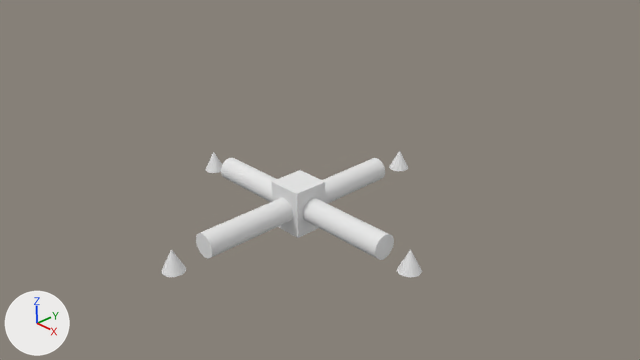
Two versions of the Blender file blender/drone.blend, one commit apart.
One viewpoint serves both versions: the file's camera 'Camera'. The lights are fixed; the arrows at lower left show +X, +Y and +Z.

Before the edit, the objects in view are built like this:
```python
me_cone = bpy.data.meshes.new('Cone')
me_cone.from_pydata(...)  # a 32-sided cone pointing to +z spanning x -1.0..1.0, y -1.0..1.0, z -1.0..1.0
me_cone_001 = bpy.data.meshes.new('Cone.001')
me_cone_001.from_pydata(...)  # a 32-sided cone pointing to +z spanning x -1.0..1.0, y -1.0..1.0, z -1.0..1.0
me_cone_002 = bpy.data.meshes.new('Cone.002')
me_cone_002.from_pydata(...)  # a 32-sided cone pointing to +z spanning x -1.0..1.0, y -1.0..1.0, z -1.0..1.0
me_cone_003 = bpy.data.meshes.new('Cone.003')
me_cone_003.from_pydata(...)  # a 32-sided cone pointing to +z spanning x -1.0..1.0, y -1.0..1.0, z -1.0..1.0
me_cube = bpy.data.meshes.new('Cube')
me_cube.from_pydata(...)  # a box spanning x -1.0..1.0, y -1.0..1.0, z -1.0..1.0; a 32-sided cylinder along x spanning x -6.13..6.13, y -0.66..0.66, z -0.5..0.5; a 32-sided cylinder along y spanning x -0.66..0.66, y -6.13..6.13, z -0.5..0.5
me_cube.materials.append(mat_material)  # white #e7e7e7
ob_cone = bpy.data.objects.new('Cone', me_cone)
ob_cone.location = (-2.32, 0.0, 0.0)
ob_cone.scale = (0.174, 0.174, 0.174)
ob_cone_001 = bpy.data.objects.new('Cone.001', me_cone_001)
ob_cone_001.location = (2.32, 0.0, 0.0)
ob_cone_001.scale = (0.174, 0.174, 0.174)
ob_cone_002 = bpy.data.objects.new('Cone.002', me_cone_002)
ob_cone_002.location = (0.0, 2.45, 0.0)
ob_cone_002.scale = (0.174, 0.174, 0.174)
ob_cone_003 = bpy.data.objects.new('Cone.003', me_cone_003)
ob_cone_003.location = (0.0, -2.37, 0.0)
ob_cone_003.scale = (0.174, 0.174, 0.174)
ob_cube = bpy.data.objects.new('Cube', me_cube)
ob_cube.location = (0.0, 0.0, 0.0)
ob_cube.scale = (0.301, 0.301, 0.392)
```
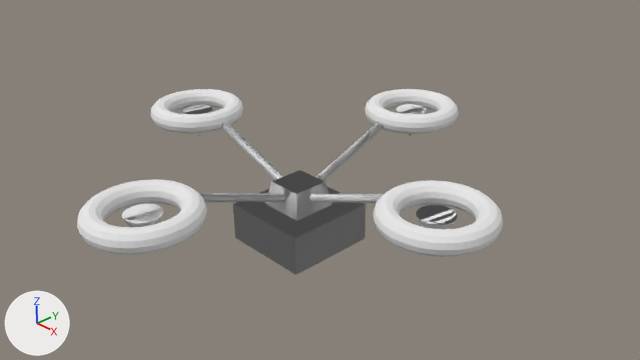
Commit message: Slightly better 3d model For Drone

Location of each change, [x1, y1, x2, y2] in pixels of the pictures (640 x 360 px; the box of a moved part takes in the faces that stretch with it):
'Cube', reshaped, modifiers changed (115% wider, 82% taller)
    before: [196, 158, 394, 260]
    after: [77, 89, 503, 275]
'Cone.003', deleted
    before: [161, 250, 186, 277]
'Cone.001', deleted
    before: [397, 249, 422, 278]
'Cone.002', deleted
    before: [389, 150, 408, 171]
'Cone', deleted
    before: [206, 152, 222, 173]
part 1 of me_cube, moved or reshaped
    before: [196, 158, 385, 259]
    after: [200, 122, 383, 202]
part 2 of me_cube, added
    after: [221, 122, 383, 203]
part 3 of me_cube, added
    after: [122, 104, 426, 227]
part 4 of me_cube, added
    after: [183, 104, 457, 229]
part 5 of me_cube, added
    after: [233, 187, 366, 275]
part 6 of me_cube, added
    after: [77, 89, 458, 255]
part 7 of me_cube, added
    after: [150, 89, 503, 257]
part 8 of me_cube, deleted
    before: [221, 158, 394, 260]
part 9 of me_cube, moved or reshaped
    before: [272, 182, 325, 238]
    after: [265, 182, 333, 221]

Diff of the bpy script that builds the scene:
```diff
--- a/blender/drone.blend.py
+++ b/blender/drone.blend.py
@@ me_cube @@
 # used by ob_cube; location = (0.0, 0.0, 0.0); scale = (0.301, 0.301, 0.392)
-me_cube.from_pydata(...)  # 136 vertices, 74 faces; spans x -6.13..6.13, y -6.13..6.13, z -1.0..1.0
+me_cube.from_pydata(...)  # 1362 vertices, 1298 faces; spans x -11.8..6.55, y -11.8..2.75, z -1.66..2.62
+# me_cube part 1: the loose piece of 64 vertices spanning x -0.66..0.66, y -6.13..6.13, z -0.5..0.5 is multiplied about its middle by the matrix ((-0.317, 0.0, -0.171), (0.0, -0.453, 0.0), (-0.101, 0.128, 0.317)), then moved by (0.0, -3.77, 1.34)
+# me_cube part 2: the loose piece of 64 vertices spanning x -0.66..0.66, y -6.13..6.13, z -0.5..0.5 is copied, and the copy is multiplied about its middle by the matrix ((0.0, 0.453, 0.0), (-0.317, 0.0, -0.171), (-0.101, 0.128, 0.317)), then moved by (3.77, 0.0, 1.34); it spans x 1.0..6.55, y -0.22..0.22, z 0.39..2.3
+# me_cube part 3: a new loose piece, a 32-sided cone pointing to -z spanning x -0.89..0.89, y -9.93..-8.16, z 0.89..2.25, in mat_material (white #e7e7e7)
+# me_cube part 4: a new loose piece, a 32-sided cone pointing to -z spanning x -9.89..-8.12, y -0.89..0.89, z 0.89..2.25, in mat_material (white #e7e7e7)
+# me_cube part 5: a new loose piece, a box spanning x -2.51..2.51, y -2.51..2.51, z -1.66..-0.03, in mat_material (white #e7e7e7)
+# me_cube part 6: a new loose piece of 576 vertices spanning x -2.75..2.76, y -11.8..-6.28, z 1.78..2.62, in mat_material (white #e7e7e7)
+# me_cube part 7: a new loose piece of 576 vertices spanning x -11.8..-6.29, y -2.76..2.75, z 1.78..2.62, in mat_material (white #e7e7e7)
+# me_cube part 8: the loose piece of 64 vertices spanning x -6.13..6.13, y -0.66..0.66, z -0.5..0.5 is deleted
+# me_cube part 9
+# 4 vertices are removed from x -1.0..1.0, y -1.0..1.0, z -1.0
+# 5 faces are deleted
+# 4 vertices are added at (1.54, 1.54, -1.0), (1.54, -1.54, -1.0), (-1.54, -1.54, -1.0), (-1.54, 1.54, -1.0)
+# 5 new faces join them
 me_cube.materials.append(mat_material)
@@ ob_cone_003 @@
-ob_cone_003 = bpy.data.objects.new('Cone.003', me_cone_003)
-ob_cone_003.location = (0.0, -2.37, 0.0)
-ob_cone_003.scale = (0.174, 0.174, 0.174)
@@ ob_cone_002 @@
-ob_cone_002 = bpy.data.objects.new('Cone.002', me_cone_002)
-ob_cone_002.location = (0.0, 2.45, 0.0)
-ob_cone_002.scale = (0.174, 0.174, 0.174)
@@ ob_cone_001 @@
-ob_cone_001 = bpy.data.objects.new('Cone.001', me_cone_001)
-ob_cone_001.location = (2.32, 0.0, 0.0)
-ob_cone_001.scale = (0.174, 0.174, 0.174)
@@ ob_cone @@
-ob_cone = bpy.data.objects.new('Cone', me_cone)
-ob_cone.location = (-2.32, 0.0, 0.0)
-ob_cone.scale = (0.174, 0.174, 0.174)
@@ ob_cube @@
 ob_cube.scale = (0.301, 0.301, 0.392)
+_m = ob_cube.modifiers.new('Mirror', 'MIRROR')
+_m.use_axis = (True, True, False)
```
